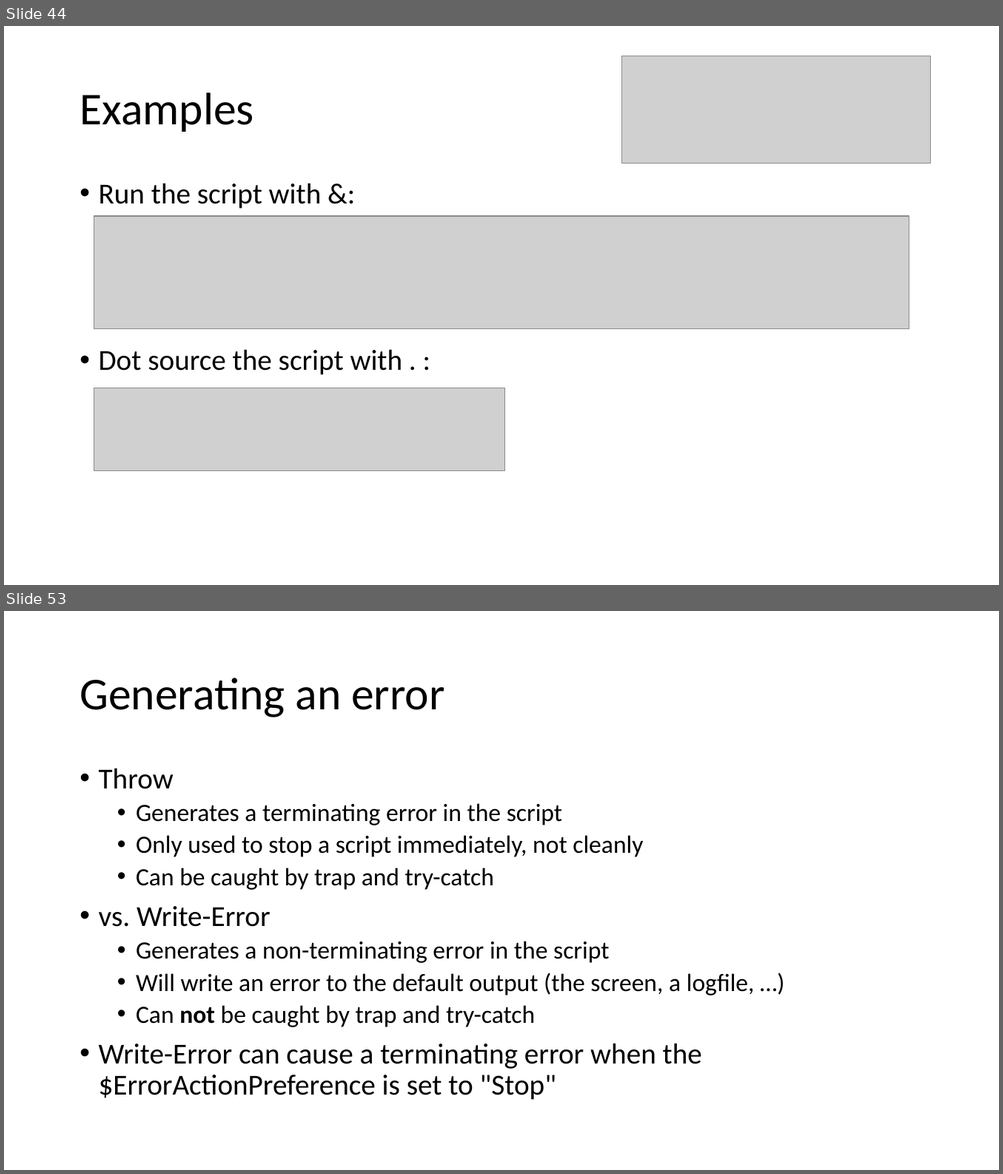
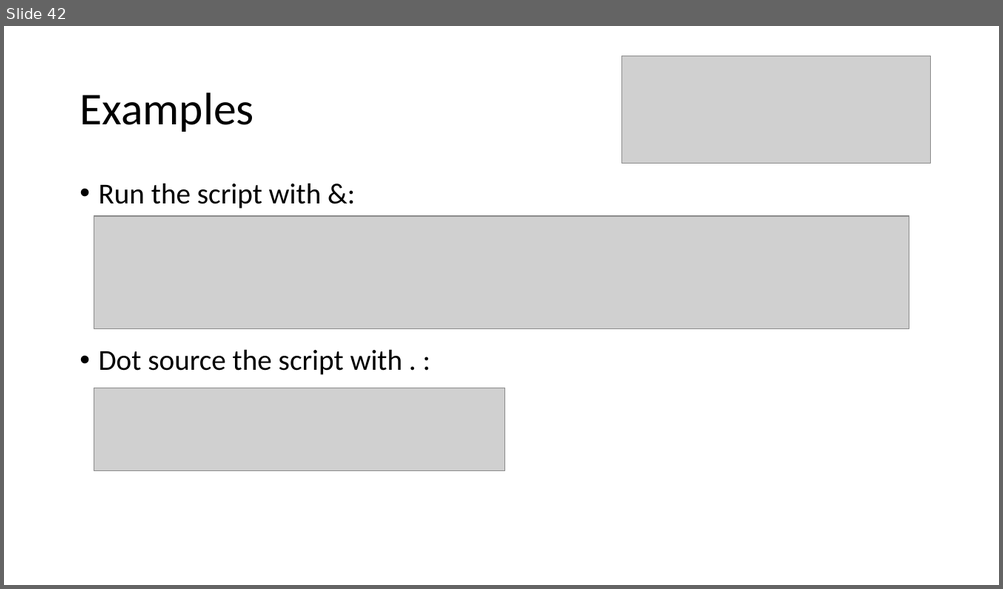
Before and after one commit to mjochen/PS-Basic-course, a slide deck: 2 - Scripting.pptx. Shown one above the other, each under a label of ours: slides 44 and 53 before the commit, slide 42 after it; the slides between them are not shown. The pictures are 1003x1174 and 1003x589 pixels, drawn with LibreOffice and Linux fonts; fonts in the diff are those of the drawing; grey boxes stand for pictures. Boxes give left, top, right and bottom in pixels: in the first picture for what was removed or moved away, otherwise in the second. Text is boxed around its words. In the diff, an @@ line names an element or a change of style, - is before the commit and + after.

```diff
--- a/2 - Scripting.pptx
+++ b/2 - Scripting.pptx
@@ slide 53 removed at (4, 611, 999, 1170), background #FFFFFF @@
@@ title removed at (79, 678, 444, 718) @@
-Generating an error
@@ text removed at (99, 768, 754, 1100) @@
-• Throw
-  • Generates a terminating error in the script
-  • Only used to stop a script immediately, not cleanly
-  • Can be caught by trap and try-catch
-• vs. Write-Error
-  • Generates a non-terminating error in the script
-  • Will write an error to the default output (the screen, a logfile, …)
-  • Can not be caught by trap and try-catch
-• Write-Error can cause a terminating error when the $ErrorActionPreference is set to "Stop"
@@ what was slide 44 is now slide 42 @@
```
Also in this commit, not shown: 4 slides added, 23 other slides removed, 1 other file.
